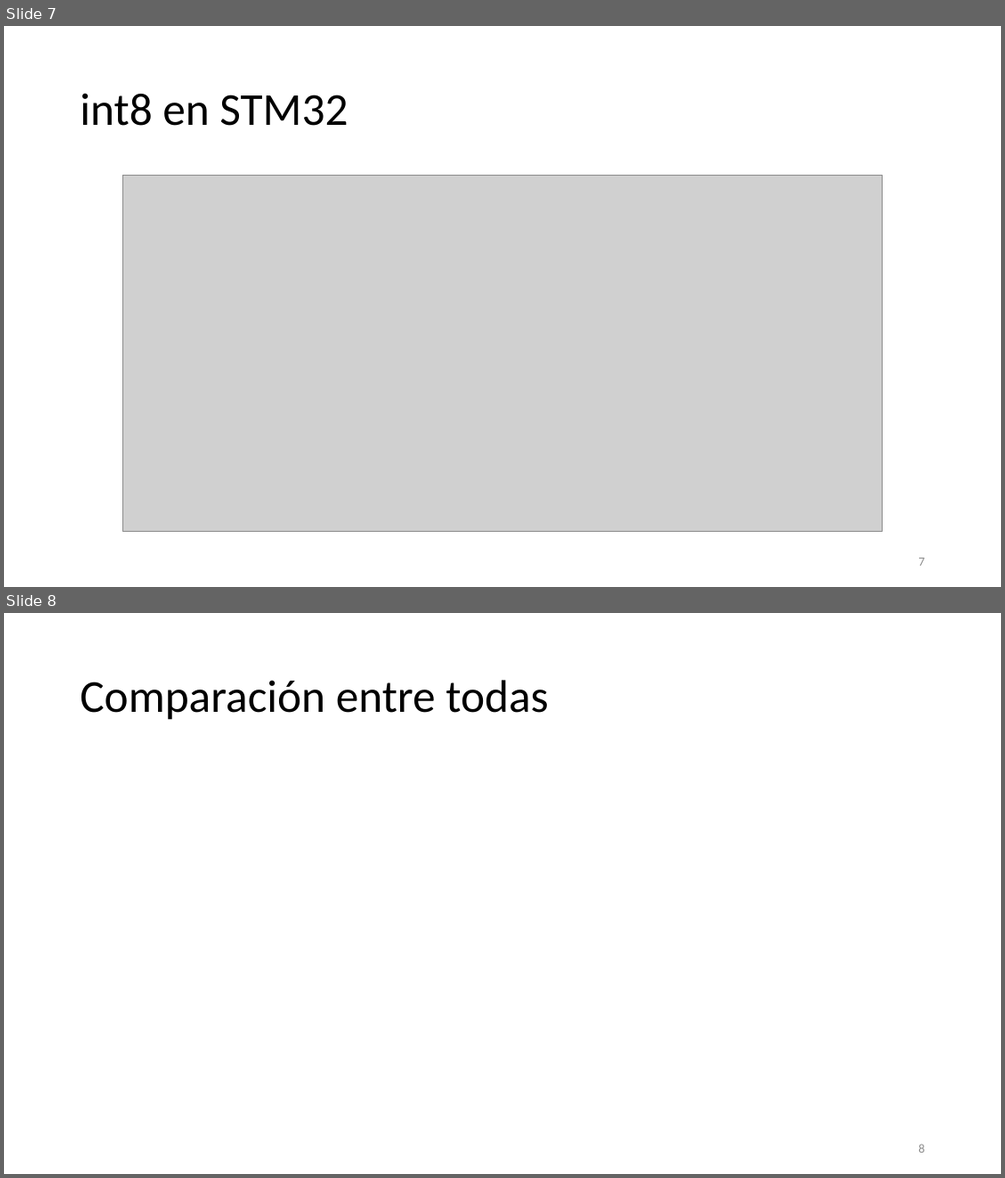
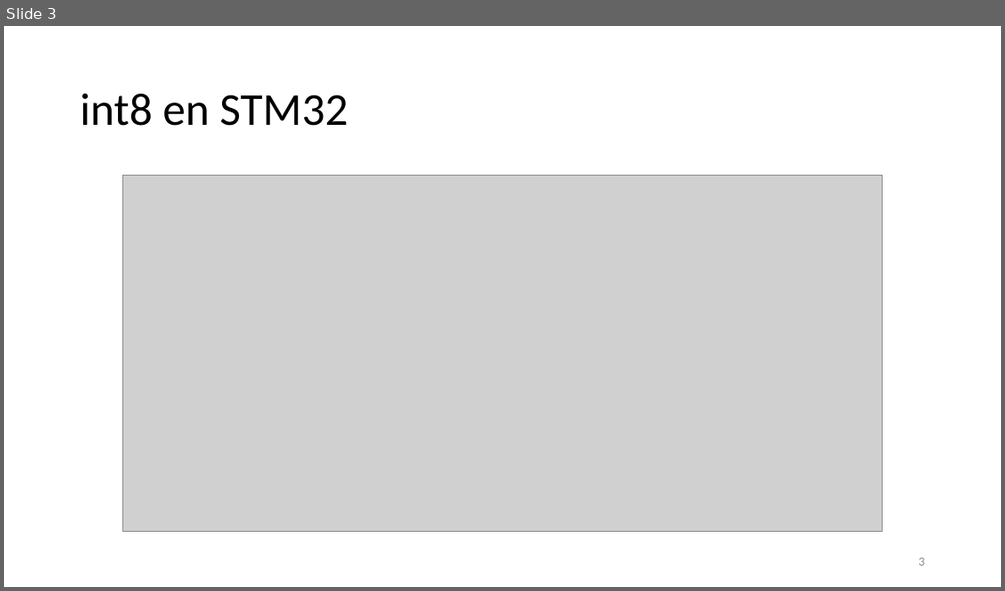
Before and after one commit to Daivd093/EdgeAI4BionicControl, a slide deck: Edge Computing para Control Biónico con Señales Cerebrales.pptx. Shown one above the other, each under a label of ours: slides 7 and 8 before the commit, slide 3 after it. The pictures are 1005x1178 and 1005x591 pixels, drawn with LibreOffice and Linux fonts; fonts in the diff are those of the drawing; grey boxes stand for pictures. Boxes give left, top, right and bottom in pixels: in the first picture for what was removed or moved away, otherwise in the second. Text is boxed around its words. In the diff, an @@ line names an element or a change of style, - is before the commit and + after.

```diff
--- a/Edge Computing para Control Biónico con Señales Cerebrales.pptx
+++ b/Edge Computing para Control Biónico con Señales Cerebrales.pptx
@@ slide 8 removed at bbox=[4, 613, 1001, 1174], background #FFFFFF @@
@@ title removed at bbox=[80, 680, 548, 720] @@
-Comparación entre todas
@@ page number removed at bbox=[918, 1143, 924, 1152] @@
-8
@@ what was slide 7 is now slide 3 @@
@@ page number at bbox=[918, 557, 924, 565]: text changed @@
-7
+3
```
Also in this commit, not shown: 5 slides added, 7 other slides removed, 5 other files.
